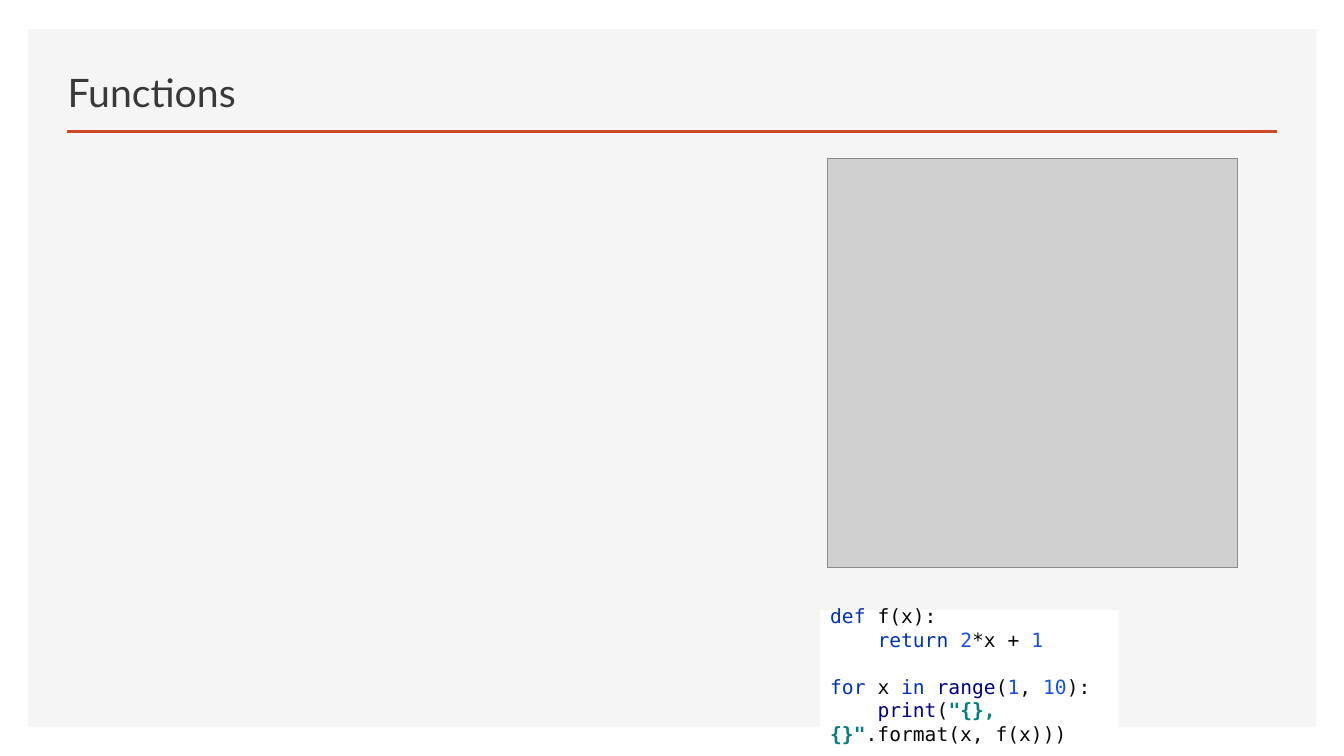
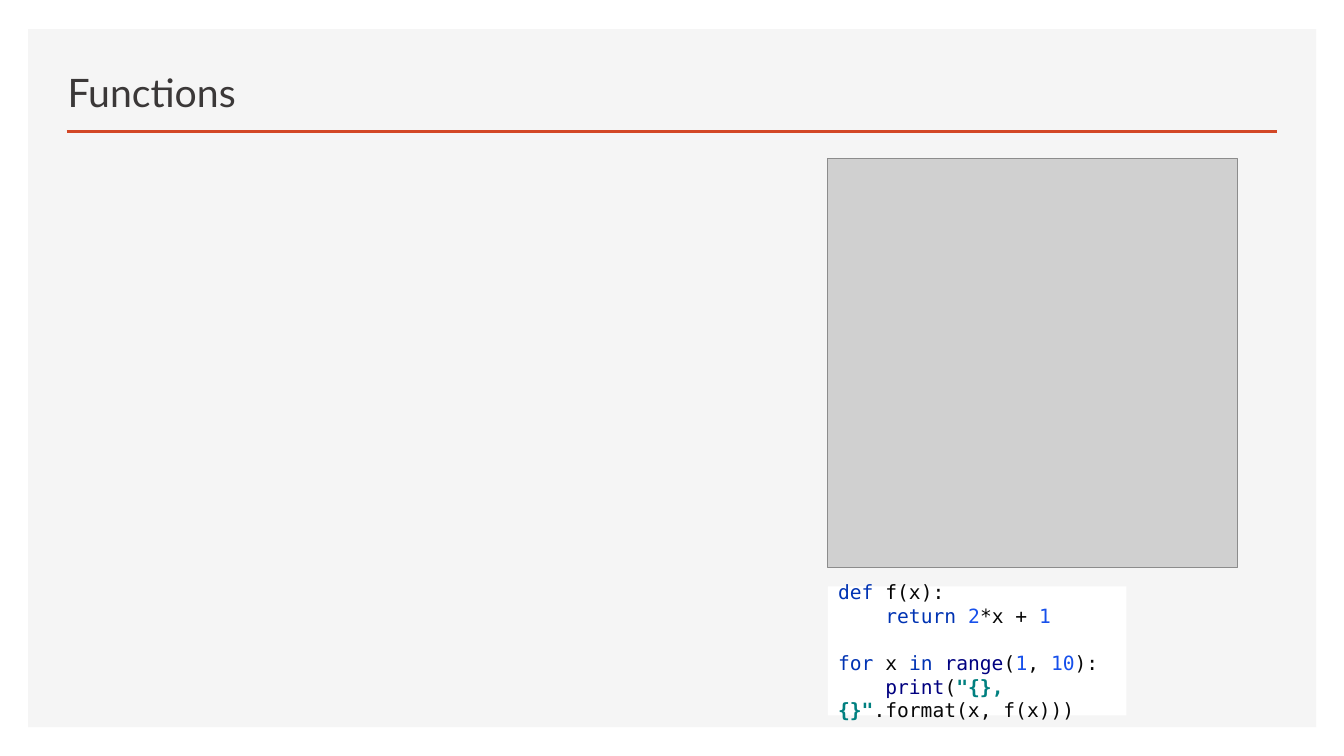
Before and after one commit to thomasnield/oreilly_math_fundamentals_data_science, a slide deck: slide 14 of calculus_and_functions/calculus_and_functions.pptx. Drawn at 1344x756 pixels with LibreOffice and Linux fonts; fonts in the diff are those of the drawing; grey boxes stand for pictures. Boxes give left, top, right and bottom in pixels: in the first picture for what was removed or moved away, otherwise in the second. Text is boxed around its words. In the diff, an @@ line names an element or a change of style, - is before the commit and + after.

```diff
--- a/calculus_and_functions/calculus_and_functions.pptx
+++ b/calculus_and_functions/calculus_and_functions.pptx
@@ rectangle "def f(x): return 2*x + ...": place and size @@
-rectangle "def f(x): return 2*x + ..." at [821, 610, 1119, 739]
+rectangle "def f(x): return 2*x + ..." at [828, 587, 1126, 716]
```
Also in this commit, not shown: 1 other slide changed, 1 slide added, 1 other file.
